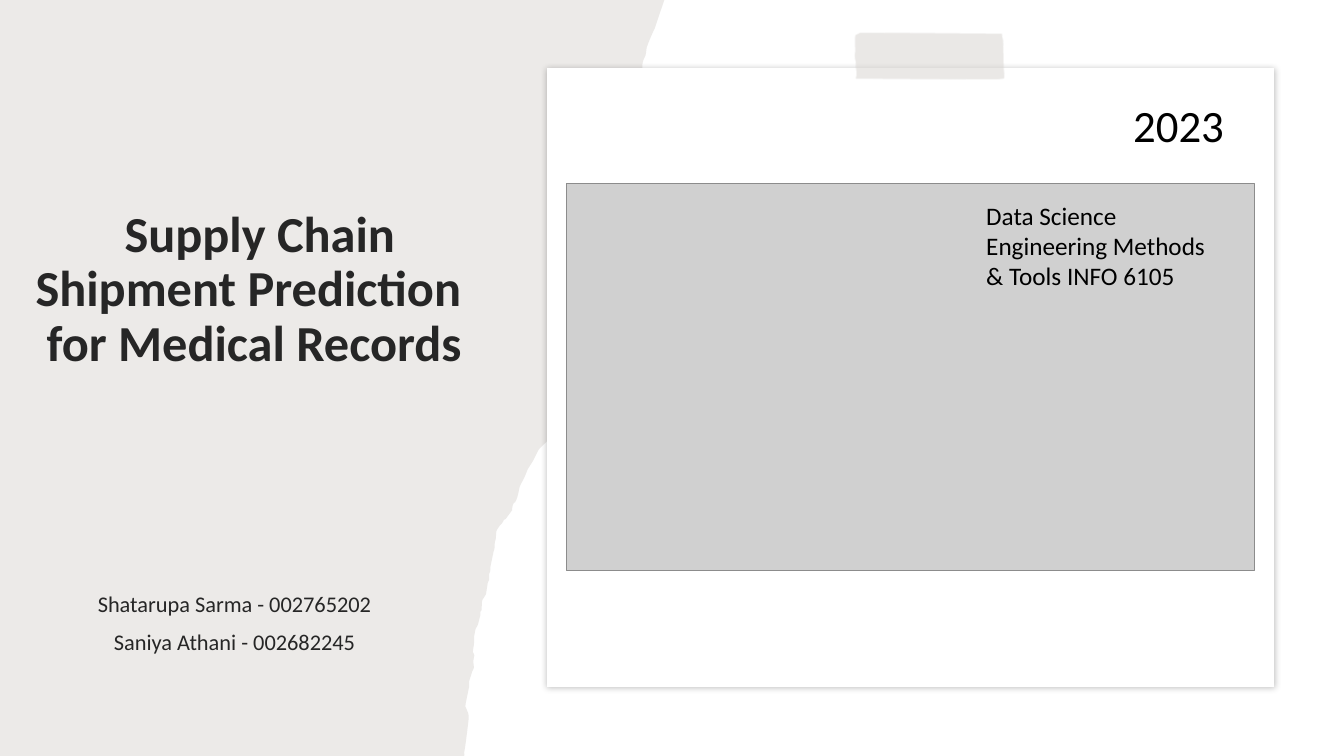
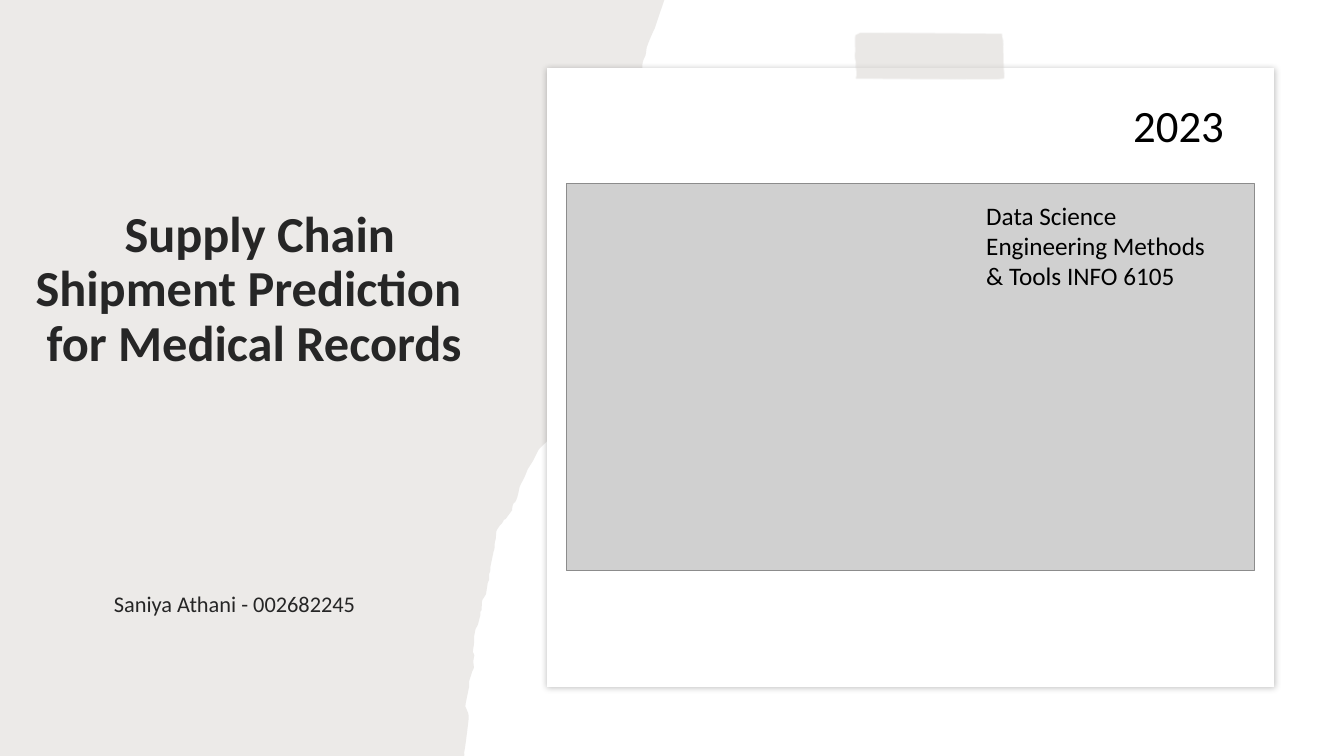
Before and after one commit to saniya0797/Data-_science-for-Supply-chain-data-of-pharma, a slide deck: slide 1 of DataScience_FinalProject.pptx. Drawn at 1344x756 pixels with LibreOffice and Linux fonts; fonts in the diff are those of the drawing; grey boxes stand for pictures. Boxes give left, top, right and bottom in pixels: in the first picture for what was removed or moved away, otherwise in the second. Text is boxed around its words. In the diff, an @@ line names an element or a change of style, - is before the commit and + after.

```diff
--- a/DataScience_FinalProject.pptx
+++ b/DataScience_FinalProject.pptx
@@ subtitle at [98,596,371,616]: paragraph removed @@
-Shatarupa Sarma - 002765202
```
Also in this commit, not shown: 2 other files.
